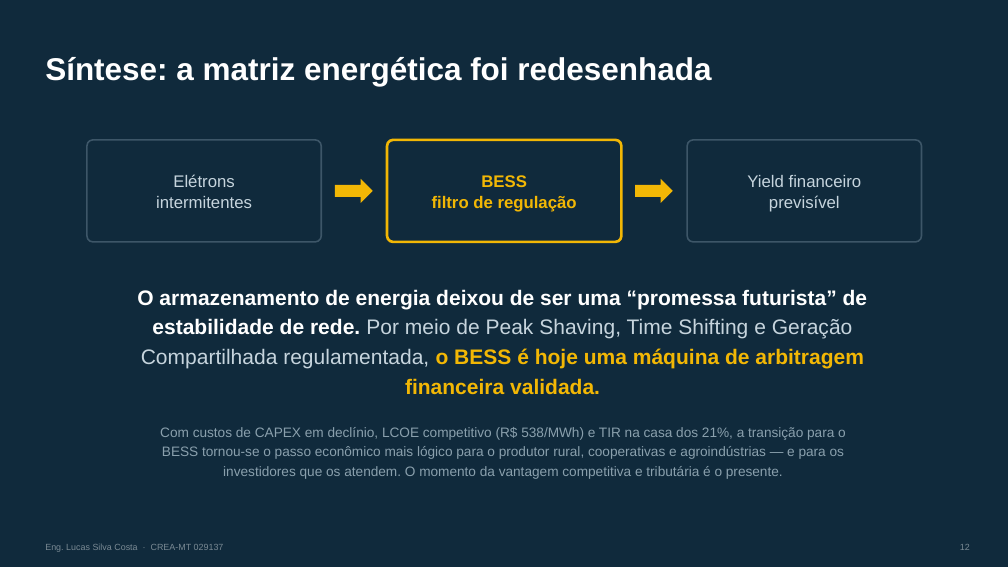
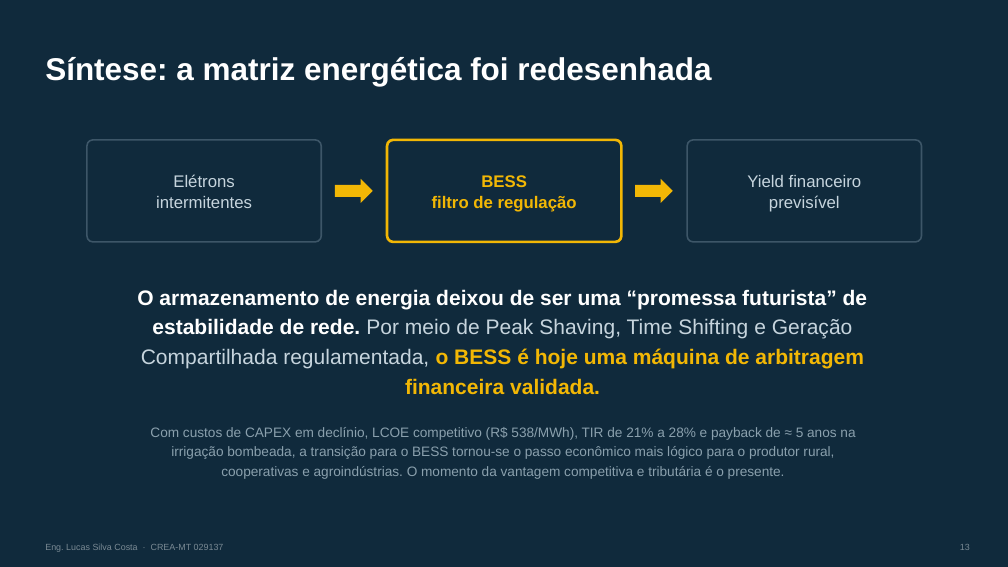
Before and after one commit to Lucas200988/sonare-crm, a slide deck: slide 13 of apresentacoes/BESS_Brasil_Lucas_Silva_Costa.pptx (slide 12 before the commit). Drawn at 1008x567 pixels with LibreOffice and Linux fonts; fonts in the diff are those of the drawing. Boxes give left, top, right and bottom in pixels: in the first picture for what was removed or moved away, otherwise in the second. Text is boxed around its words. In the diff, an @@ line names an element or a change of style, - is before the commit and + after.

```diff
--- a/apresentacoes/BESS_Brasil_Lucas_Silva_Costa.pptx
+++ b/apresentacoes/BESS_Brasil_Lucas_Silva_Costa.pptx
@@ text at (150, 427, 855, 479): text changed @@
-Com custos de CAPEX em declínio, LCOE competitivo (R$ 538/MWh) e TIR na casa dos 21%, a transição para o BESS tornou-se o passo econômico mais lógico para o produtor rural, cooperativas e agroindústrias — e para os investidores que os atendem. O momento da vantagem competitiva e tributária é o presente.
+Com custos de CAPEX em declínio, LCOE competitivo (R$ 538/MWh), TIR de 21% a 28% e payback de ≈ 5 anos na irrigação bombeada, a transição para o BESS tornou-se o passo econômico mais lógico para o produtor rural, cooperativas e agroindústrias. O momento da vantagem competitiva e tributária é o presente.
```
Also in this commit, not shown: 5 other slides changed, 1 slide added.
